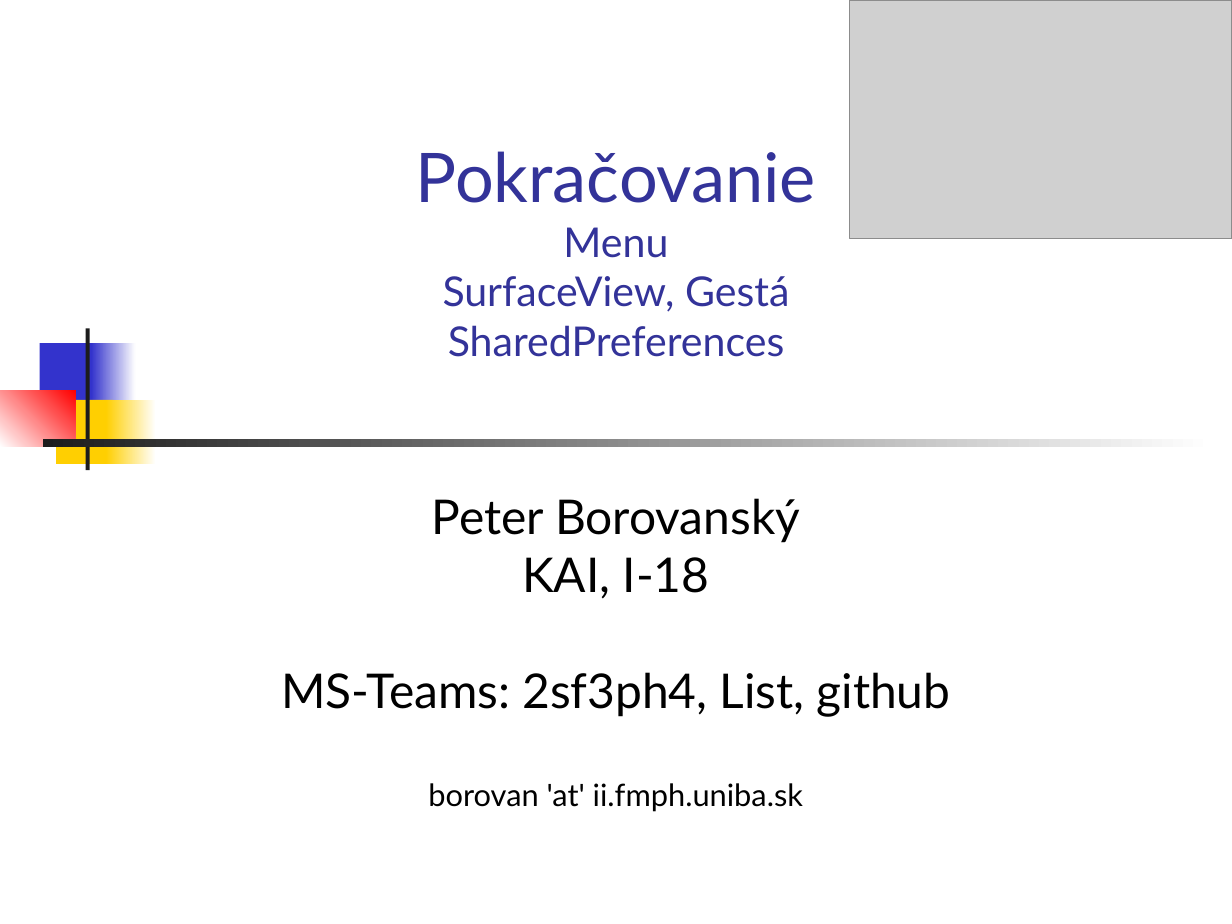
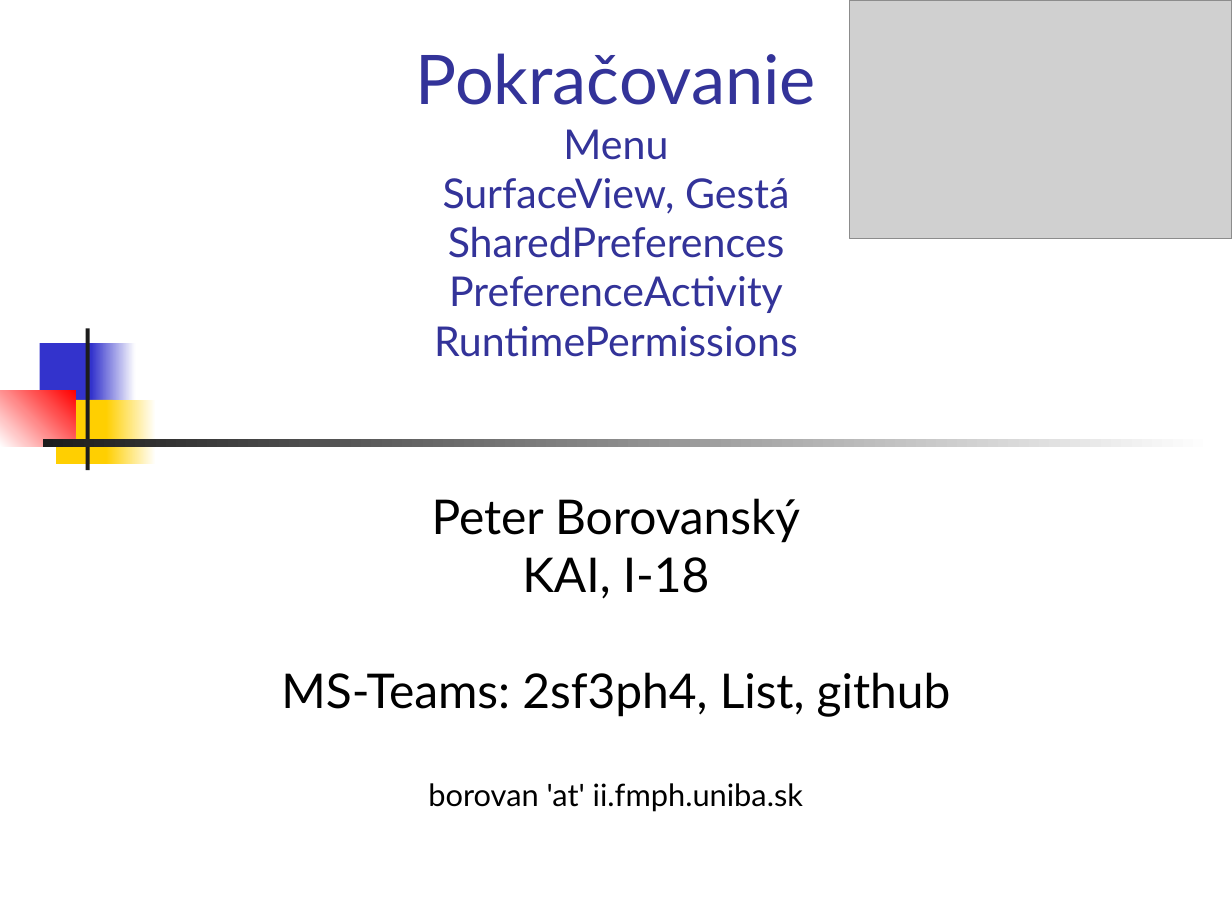
Before and after one commit to vmandro/Prednasky, a slide deck: slide 1 of 05/05_Android.ppt. Drawn at 1232x924 pixels with LibreOffice and Linux fonts; fonts in the diff are those of the drawing; grey boxes stand for pictures. Boxes give left, top, right and bottom in pixels: in the first picture for what was removed or moved away, otherwise in the second. Text is boxed around its words. In the diff, an @@ line names an element or a change of style, - is before the commit and + after.

```diff
--- a/05/05_Android.ppt
+++ b/05/05_Android.ppt
@@ title at (416,53,816,357): text changed @@
-Pokračovanie
-Menu
-SurfaceView, Gestá
-SharedPreferences
+Pokračovanie
+Menu
+SurfaceView, Gestá
+SharedPreferences
+PreferenceActivity
+RuntimePermissions
```
Also in this commit, not shown: 5 other slides changed, 1 other file.
